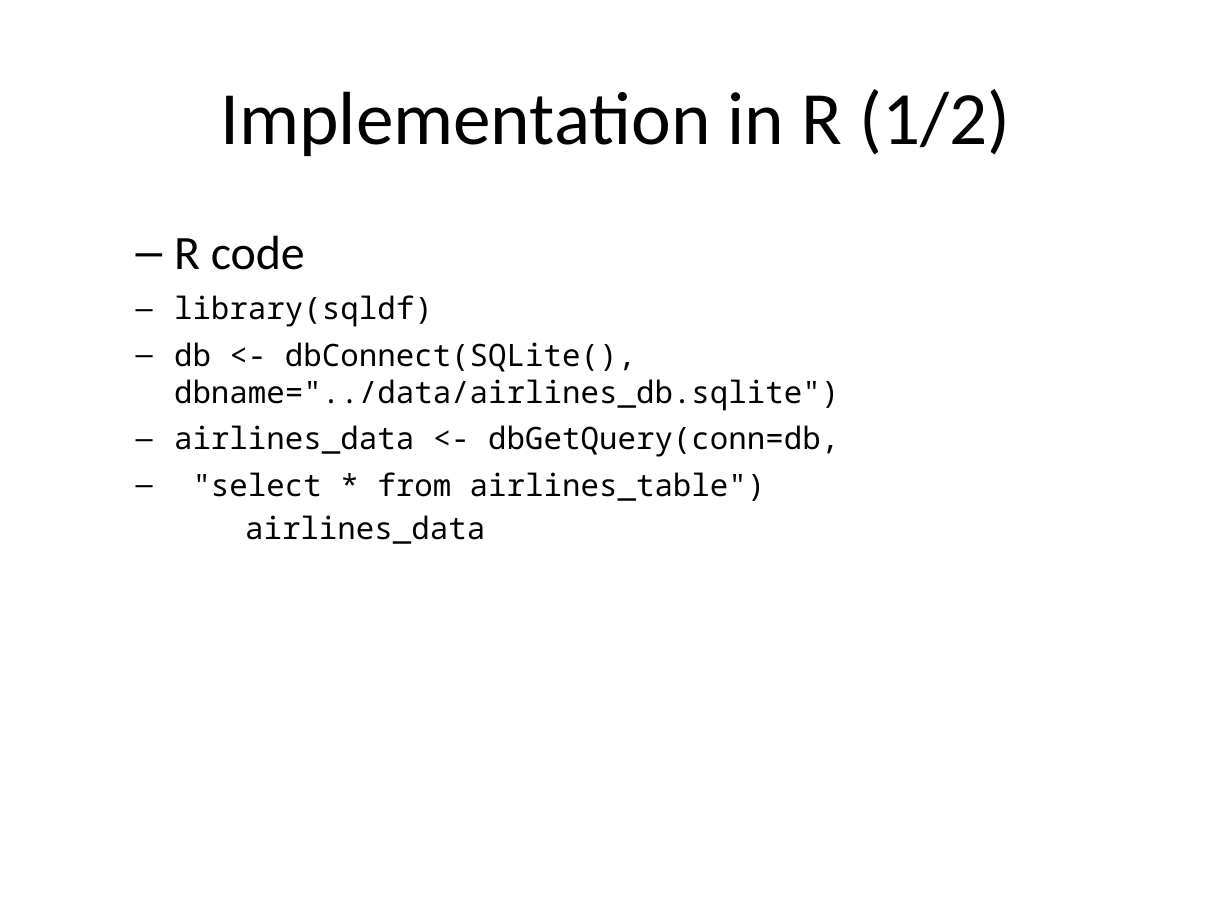
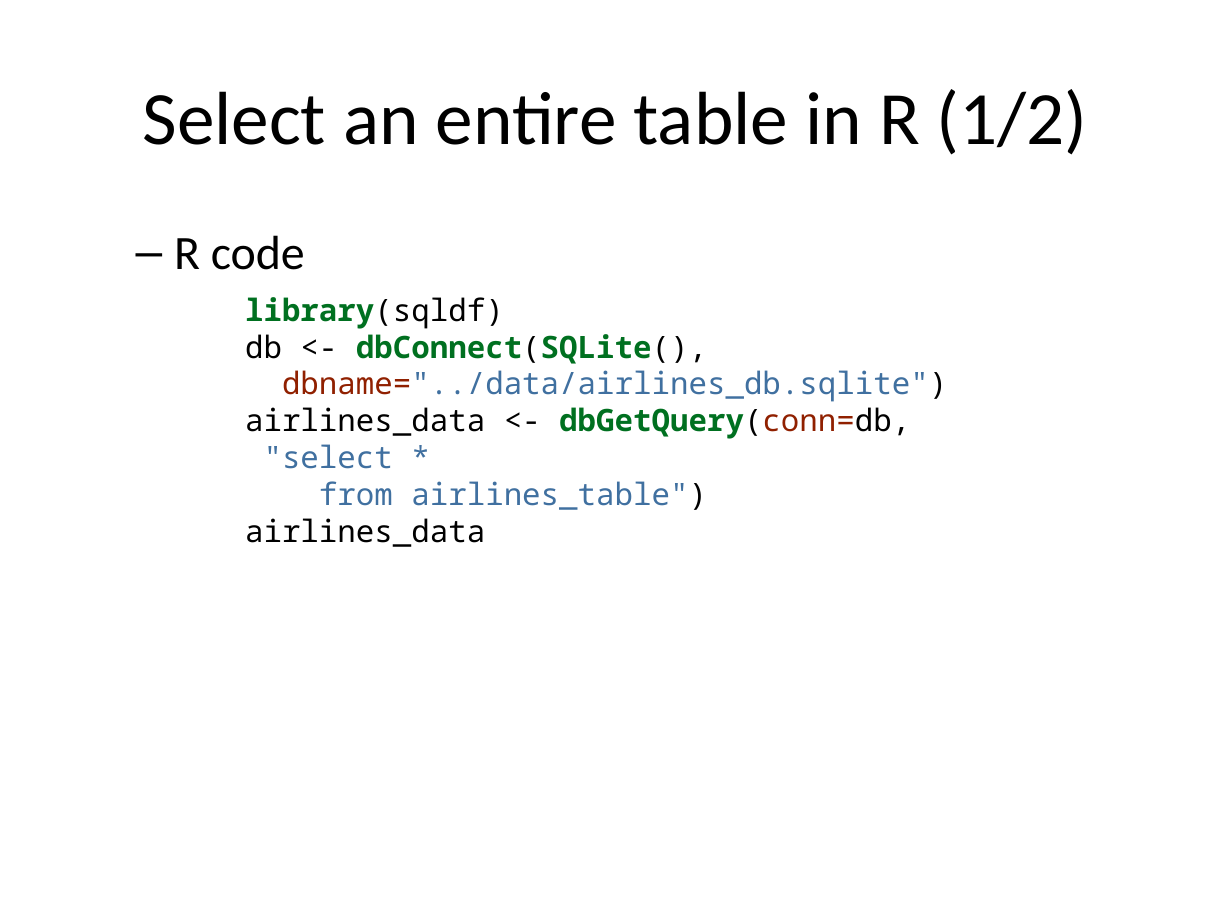
Before and after one commit to pmean/introduction-to-sql, a slide deck: slide 4 of src/select.pptx. Drawn at 1232x924 pixels with LibreOffice and Linux fonts; fonts in the diff are those of the drawing. Boxes give left, top, right and bottom in pixels: in the first picture for what was removed or moved away, otherwise in the second. Text is boxed around its words. In the diff, an @@ line names an element or a change of style, - is before the commit and + after.

```diff
--- a/src/select.pptx
+++ b/src/select.pptx
@@ title at <box>143,89,1088,155</box>: text changed @@
-Implementation in R (1/2)
+Select an entire table in R (1/2)
@@ text at <box>245,297,947,547</box>: text colour #000000 to #007020, bold on in "library(sqldf) dbConnect(SQLite(), dbGetQuery(conn=db,"; text colour #000000 to #902000 in "dbname="../data/airlines_db.sqlite") dbGetQuery(conn=db,"; text colour #000000 to #4070A0 in "dbname="../data/airlines_db.sqlite") "select * from airlines ..." @@
```
Also in this commit, not shown: 7 other slides changed, 12 slides added, 1 slide removed, 17 other files.
